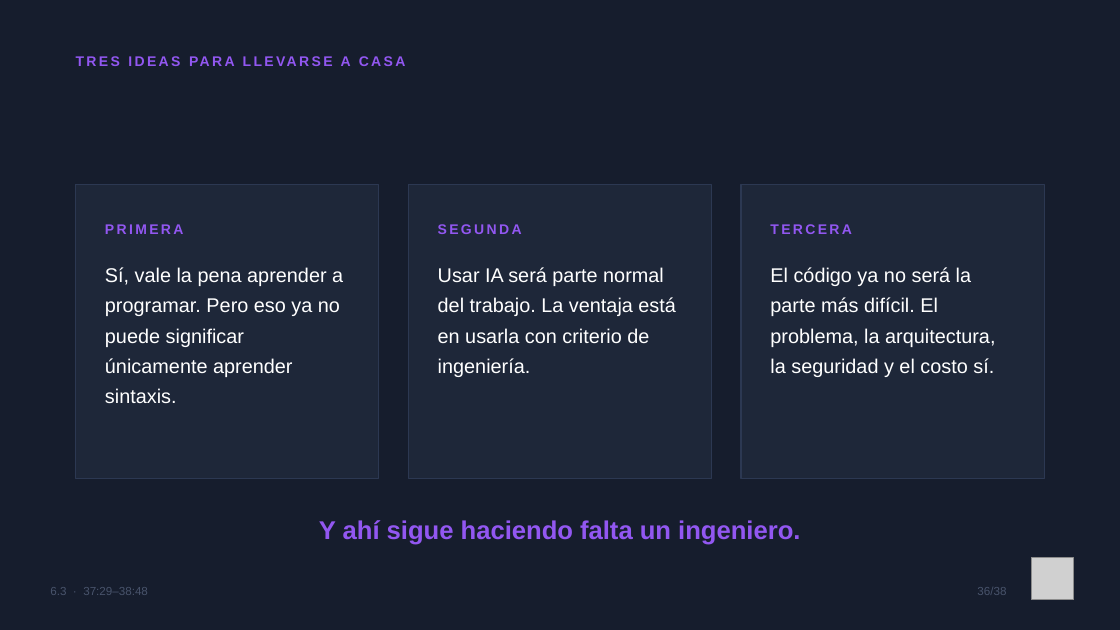
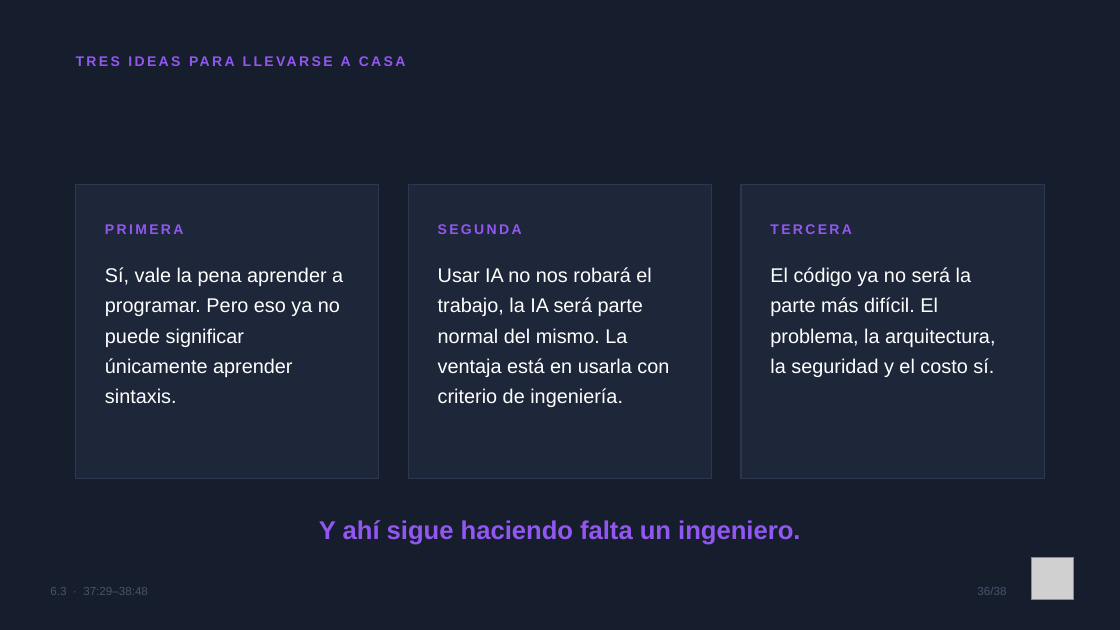
Before and after one commit to gldiazcardenas/charla-ia-aws-ug-cucuta, a slide deck: slide 36 of Slides_IA_AWS_UG_Cucuta.pptx. Drawn at 1120x630 pixels with LibreOffice and Linux fonts; fonts in the diff are those of the drawing; grey boxes stand for pictures. Boxes give left, top, right and bottom in pixels: in the first picture for what was removed or moved away, otherwise in the second. Text is boxed around its words. In the diff, an @@ line names an element or a change of style, - is before the commit and + after.

```diff
--- a/Slides_IA_AWS_UG_Cucuta.pptx
+++ b/Slides_IA_AWS_UG_Cucuta.pptx
@@ text at (438, 267, 669, 407): text changed @@
-Usar IA será parte normal del trabajo. La ventaja está en usarla con criterio de ingeniería.
+Usar IA no nos robará el trabajo, la IA será parte normal del mismo. La ventaja está en usarla con criterio de ingeniería.
```
Also in this commit, not shown: 2 other slides changed.
